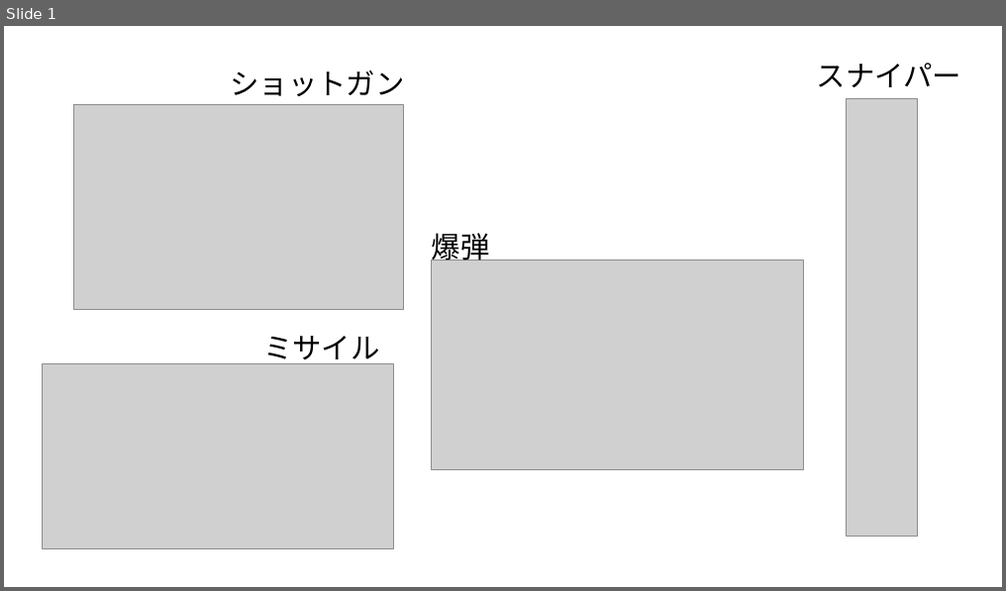
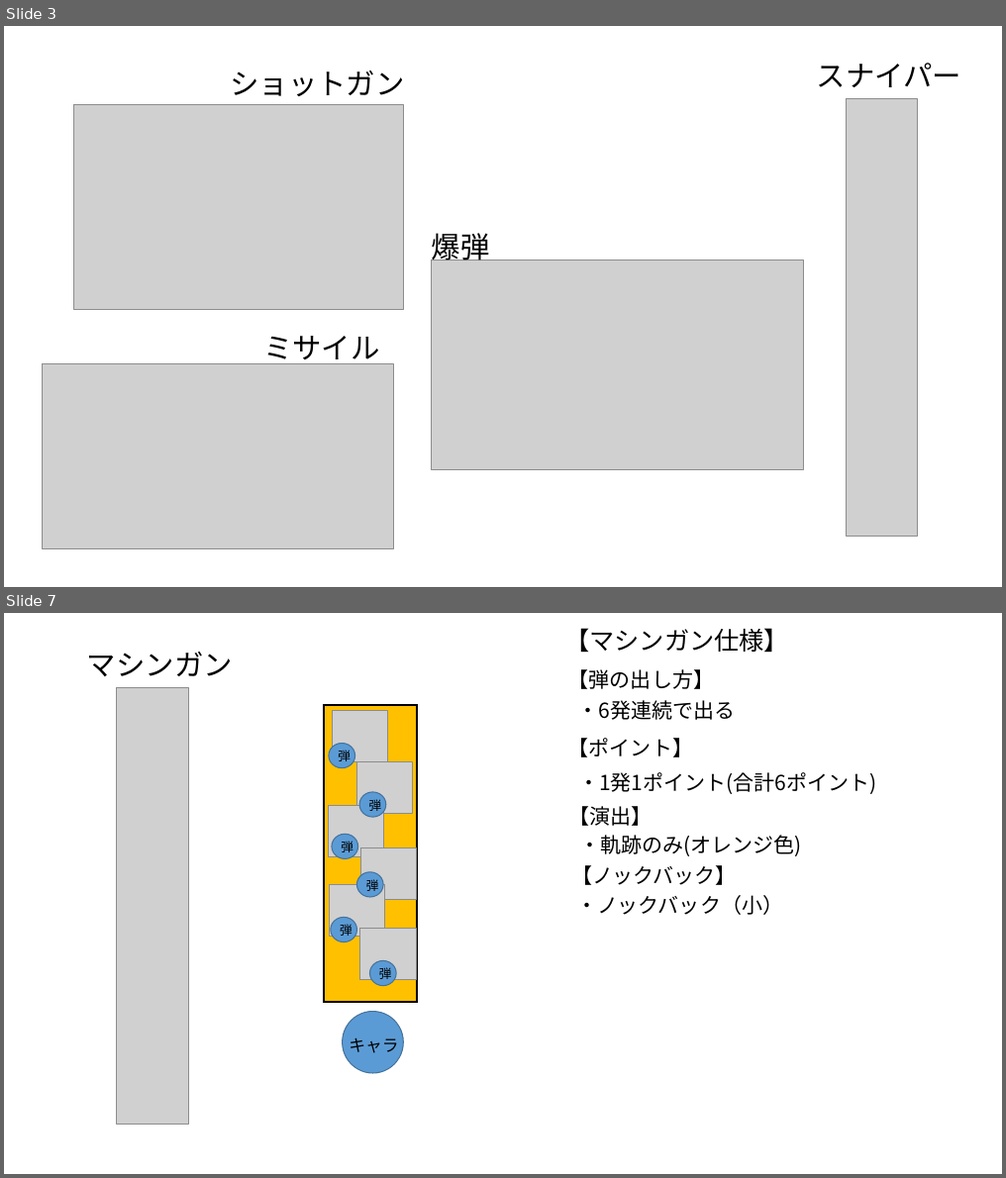
Before and after one commit to MikiyaMeguro/TEAM_B_OPEN, a slide deck: 資料/弾UI.pptx. Shown one above the other, each under a label of ours: slide 1 before the commit, slides 3 and 7 after it; the slides between them are not shown. The pictures are 1006x591 and 1006x1178 pixels, drawn with LibreOffice and Linux fonts; fonts in the diff are those of the drawing; grey boxes stand for pictures. Boxes give left, top, right and bottom in pixels: in the first picture for what was removed or moved away, otherwise in the second. Text is boxed around its words. In the diff, an @@ line names an element or a change of style, - is before the commit and + after.

```diff
--- a/資料/弾UI.pptx
+++ b/資料/弾UI.pptx
@@ slide 7 added at box(4, 613, 1002, 1174), background #FFFFFF @@
@@ text added at box(87, 652, 233, 676), 28 pt, text #000000 @@
+マシンガン
@@ picture added at box(117, 687, 189, 1124) @@
@@ group added at box(564, 628, 877, 915): 9 texts @@
+【マシンガン仕様】
+・6発連続で出る
+【ポイント】
+・1発1ポイント(合計6ポイント)
+・ノックバック（小）
+【弾の出し方】
+【演出】
+・軌跡のみ(オレンジ色)
+【ノックバック】
@@ group added at box(324, 705, 417, 1073): 7 ellipses, 7 texts, 6 pictures, 1 rectangle @@
+キャラ
+弾
+弾
+弾
+弾
+弾
+弾
@@ what was slide 1 is now slide 3 @@
```
Also in this commit, not shown: 5 other slides added.
